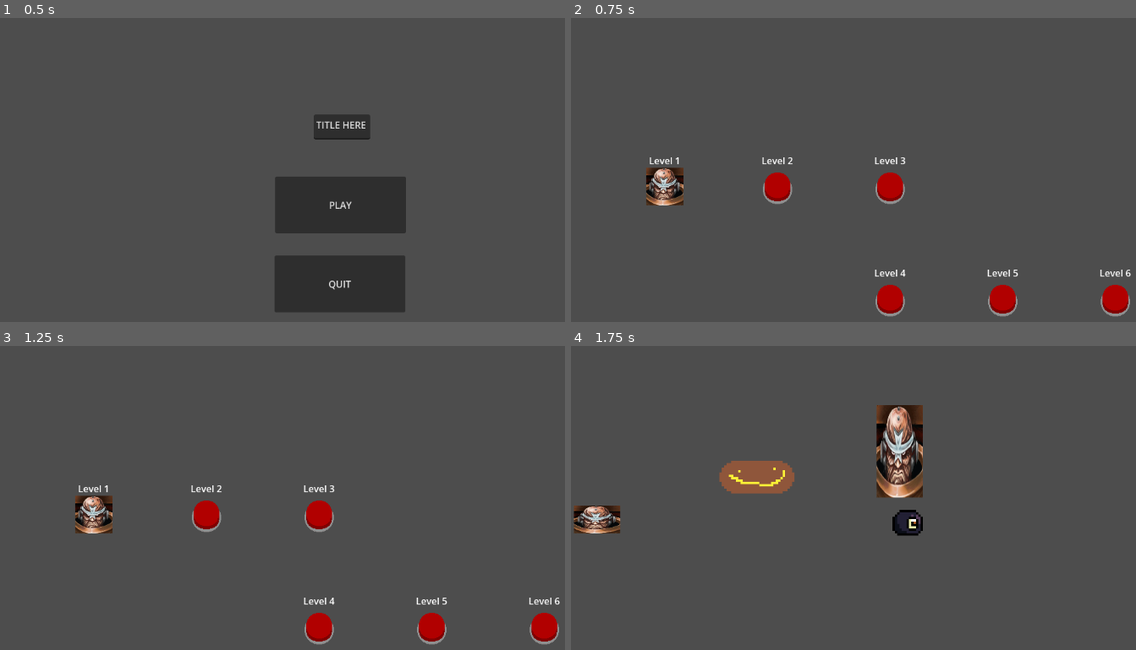
Above: before the commit, frames 1-4 (two rows, left to right).
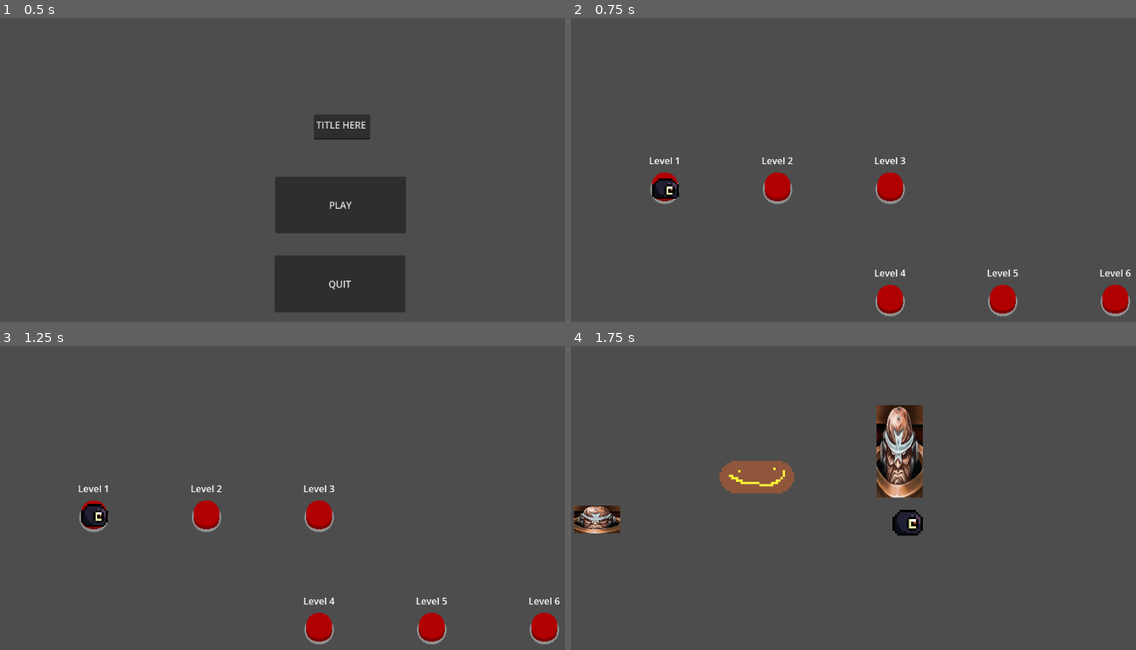
Above: after the commit, the same moments.

Repository: MelonPopGames/GMTK2024
Game: Godot game, scene res://scenes/game_screens/start_screen.tscn
Same seed, same stepped clock (60 frames per second), same inputs: the game is played once before the commit and once after it.
Inputs (mouse positions are in pixels of both pictures, inside the frame that each line leads up to):
- Up to frame 1 (0.5 s): no input
- Up to frame 2 (0.75 s): click "PLAY" at 0.5 s
- Up to frame 3 (1.25 s): no input
- Up to frame 4 (1.75 s): tap Enter (ui_accept) at 1.25 s; move the mouse to (1056, 516) at 1.27 s; hold D (MoveRight) from 1.28 s (still down); tap Middle mouse button (ZoomDefault) at 1.35 s; tap Space (Jump) at 1.52 s

Frame 1 is identical in both runs. In frame 2, 0.8% of the frame differs, in the area x 13-20%, y 49-62%; in frame 3, 0.8%; in frame 4, nothing differs.

Commit message:
little guy
menu guy

Diff:
--- a/scenes/game_screens/level_select.tscn
+++ b/scenes/game_screens/level_select.tscn
@@ -1,8 +1,143 @@
-[gd_scene load_steps=4 format=3 uid="uid://bydelvegju37g"]
+[gd_scene load_steps=24 format=3 uid="uid://bydelvegju37g"]
 
 [ext_resource type="PackedScene" uid="uid://dfxpj4gy2mwus" path="res://scenes/game_screens/level_icon.tscn" id="1_bqyuq"]
 [ext_resource type="Script" path="res://scenes/game_screens/level_select.gd" id="1_vl4ct"]
 [ext_resource type="PackedScene" uid="uid://b6oo1hgr5f4t2" path="res://scenes/game_screens/player_icon.tscn" id="3_2mikj"]
+[ext_resource type="Texture2D" uid="uid://ctjygr35yobq7" path="res://assets/sprites/blobanIdle.png" id="4_shhc0"]
+
+[sub_resource type="AtlasTexture" id="AtlasTexture_2y4wm"]
+atlas = ExtResource("4_shhc0")
+region = Rect2(304, 0, 16, 16)
+
+[sub_resource type="AtlasTexture" id="AtlasTexture_4ws88"]
+atlas = ExtResource("4_shhc0")
+region = Rect2(288, 0, 16, 16)
+
+[sub_resource type="AtlasTexture" id="AtlasTexture_fdijw"]
+atlas = ExtResource("4_shhc0")
+region = Rect2(272, 0, 16, 16)
+
+[sub_resource type="AtlasTexture" id="AtlasTexture_tfqh3"]
+atlas = ExtResource("4_shhc0")
+region = Rect2(256, 0, 16, 16)
+
+[sub_resource type="AtlasTexture" id="AtlasTexture_s5i7y"]
+atlas = ExtResource("4_shhc0")
+region = Rect2(240, 0, 16, 16)
+
+[sub_resource type="AtlasTexture" id="AtlasTexture_4klyf"]
+atlas = ExtResource("4_shhc0")
+region = Rect2(224, 0, 16, 16)
+
+[sub_resource type="AtlasTexture" id="AtlasTexture_gx10e"]
+atlas = ExtResource("4_shhc0")
+region = Rect2(208, 0, 16, 16)
+
+[sub_resource type="AtlasTexture" id="AtlasTexture_heqe5"]
+atlas = ExtResource("4_shhc0")
+region = Rect2(192, 0, 16, 16)
+
+[sub_resource type="AtlasTexture" id="AtlasTexture_xu1bg"]
+atlas = ExtResource("4_shhc0")
+region = Rect2(176, 0, 16, 16)
+
+[sub_resource type="AtlasTexture" id="AtlasTexture_63wn7"]
+atlas = ExtResource("4_shhc0")
+region = Rect2(160, 0, 16, 16)
+
+[sub_resource type="AtlasTexture" id="AtlasTexture_gyx71"]
+atlas = ExtResource("4_shhc0")
+region = Rect2(144, 0, 16, 16)
+
+[sub_resource type="AtlasTexture" id="AtlasTexture_568t6"]
+atlas = ExtResource("4_shhc0")
+region = Rect2(128, 0, 16, 16)
+
+[sub_resource type="AtlasTexture" id="AtlasTexture_ebsx0"]
+atlas = ExtResource("4_shhc0")
+region = Rect2(112, 0, 16, 16)
+
+[sub_resource type="AtlasTexture" id="AtlasTexture_kpofr"]
+atlas = ExtResource("4_shhc0")
+region = Rect2(96, 0, 16, 16)
+
+[sub_resource type="AtlasTexture" id="AtlasTexture_xjo4t"]
+atlas = ExtResource("4_shhc0")
+region = Rect2(80, 0, 16, 16)
+
+[sub_resource type="AtlasTexture" id="AtlasTexture_fm31x"]
+atlas = ExtResource("4_shhc0")
+region = Rect2(64, 0, 16, 16)
+
+[sub_resource type="AtlasTexture" id="AtlasTexture_pj4a1"]
+atlas = ExtResource("4_shhc0")
+region = Rect2(48, 0, 16, 16)
+
+[sub_resource type="AtlasTexture" id="AtlasTexture_3go2n"]
+atlas = ExtResource("4_shhc0")
+region = Rect2(32, 0, 16, 16)
+
+[sub_resource type="SpriteFrames" id="SpriteFrames_cm65b"]
+animations = [{
+"frames": [{
+"duration": 1.0,
+"texture": SubResource("AtlasTexture_2y4wm")
+}, {
+"duration": 1.0,
+"texture": SubResource("AtlasTexture_4ws88")
+}, {
+"duration": 1.0,
+"texture": SubResource("AtlasTexture_fdijw")
+}, {
+"duration": 1.0,
+"texture": SubResource("AtlasTexture_tfqh3")
+}, {
+"duration": 1.0,
+"texture": SubResource("AtlasTexture_s5i7y")
+}, {
+"duration": 1.0,
+"texture": SubResource("AtlasTexture_4klyf")
+}, {
+"duration": 1.0,
+"texture": SubResource("AtlasTexture_gx10e")
+}, {
+"duration": 1.0,
+"texture": SubResource("AtlasTexture_heqe5")
+}, {
+"duration": 1.0,
+"texture": SubResource("AtlasTexture_xu1bg")
+}, {
+"duration": 1.0,
+"texture": SubResource("AtlasTexture_63wn7")
+}, {
+"duration": 1.0,
+"texture": SubResource("AtlasTexture_gyx71")
+}, {
+"duration": 1.0,
+"texture": SubResource("AtlasTexture_568t6")
+}, {
+"duration": 1.0,
+"texture": SubResource("AtlasTexture_ebsx0")
+}, {
+"duration": 1.0,
+"texture": SubResource("AtlasTexture_kpofr")
+}, {
+"duration": 1.0,
+"texture": SubResource("AtlasTexture_xjo4t")
+}, {
+"duration": 1.0,
+"texture": SubResource("AtlasTexture_fm31x")
+}, {
+"duration": 1.0,
+"texture": SubResource("AtlasTexture_pj4a1")
+}, {
+"duration": 1.0,
+"texture": SubResource("AtlasTexture_3go2n")
+}],
+"loop": true,
+"name": &"Idle",
+"speed": 5.0
+}]
 
 [node name="LevelSelect" type="Control"]
 layout_mode = 3
@@ -70,3 +205,10 @@
 offset_right = 64.0
 offset_bottom = 64.0
 pivot_offset = Vector2(32, 32)
+texture = null
+
+[node name="AnimatedSprite2D" type="AnimatedSprite2D" parent="PlayerIcon"]
+position = Vector2(35, 25)
+scale = Vector2(3.5, 3.5)
+sprite_frames = SubResource("SpriteFrames_cm65b")
+animation = &"Idle"
--- /dev/null
+++ b/scenes/game_screens/player_icon.gd
@@ -0,0 +1,11 @@
+extends TextureRect
+
+
+# Called when the node enters the scene tree for the first time.
+func _ready():
+	pass
+
+
+# Called every frame. 'delta' is the elapsed time since the previous frame.
+func _process(delta):
+	get_node("AnimatedSprite2D").play("Idle")
--- a/scenes/game_screens/player_icon.tscn
+++ b/scenes/game_screens/player_icon.tscn
@@ -1,6 +1,7 @@
-[gd_scene load_steps=2 format=3 uid="uid://b6oo1hgr5f4t2"]
+[gd_scene load_steps=3 format=3 uid="uid://b6oo1hgr5f4t2"]
 
 [ext_resource type="Texture2D" uid="uid://ds2tuj0fk4iob" path="res://assets/theTF2Coconut/emprah.png" id="1_8024m"]
+[ext_resource type="Script" path="res://scenes/game_screens/player_icon.gd" id="2_1ld8c"]
 
 [node name="PlayerIcon" type="TextureRect"]
 offset_right = 32.0
@@ -8,3 +9,4 @@
 pivot_offset = Vector2(16, 16)
 texture = ExtResource("1_8024m")
 expand_mode = 1
+script = ExtResource("2_1ld8c")
